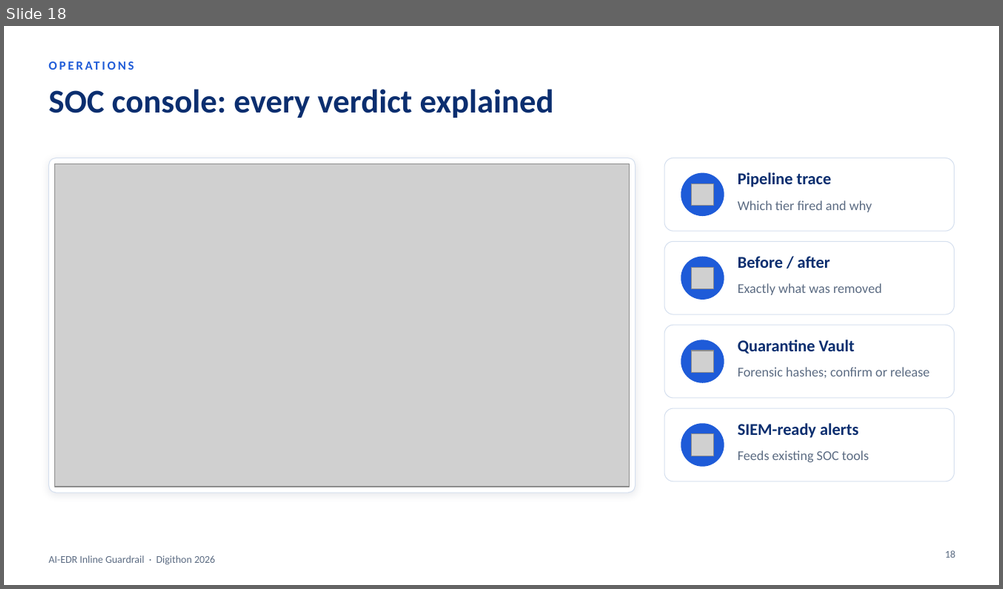
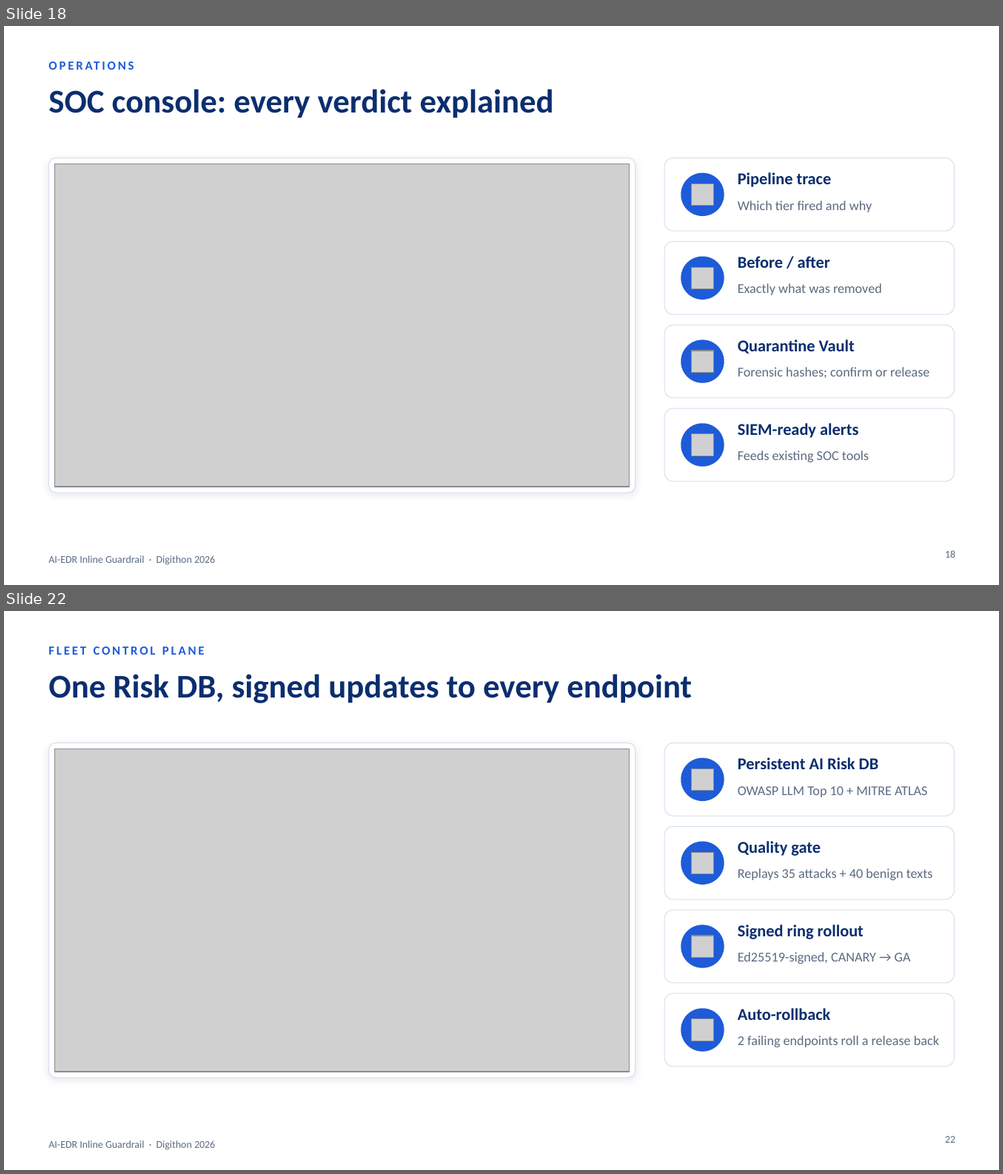
Before and after one commit to Raj-588/sdsi-demo, a slide deck: presentation/AI-EDR_Guardrail_Executive_28Oct.pptx. Shown one above the other, each under a label of ours: slide 18 before the commit, slides 18 and 22 after it; the slides between them are not shown. The pictures are 1003x589 and 1003x1174 pixels, drawn with LibreOffice and Linux fonts; fonts in the diff are those of the drawing; grey boxes stand for pictures. Boxes give left, top, right and bottom in pixels: in the first picture for what was removed or moved away, otherwise in the second. Text is boxed around its words. In the diff, an @@ line names an element or a change of style, - is before the commit and + after.

```diff
--- a/presentation/AI-EDR_Guardrail_Executive_28Oct.pptx
+++ b/presentation/AI-EDR_Guardrail_Executive_28Oct.pptx
@@ slide 22 added at box(4, 611, 999, 1170), background #FFFFFF; not listed: 1 template element that a slide beside it also shows @@
@@ text added at box(48, 647, 205, 655), 12 pt, text #1E5BD8, bold @@
+FLEET CONTROL PLANE
@@ title added at box(48, 674, 691, 703), 32 pt, text #0B2E6F, bold @@
+One Risk DB, signed updates to every endpoint
@@ rounded rectangle added at box(48, 743, 635, 1078), fill #FFFFFF, outline #D6E0EF 0.75 pt @@
@@ rounded rectangle added at box(664, 743, 954, 816), fill #FFFFFF, outline #D6E0EF 0.75 pt @@
@@ picture added at box(55, 749, 629, 1072) @@
@@ ellipse added at box(680, 758, 724, 801), fill #1E5BD8 @@
@@ text added at box(737, 758, 879, 769), 16 pt, text #0B2E6F, bold @@
+Persistent AI Risk DB
@@ picture added at box(691, 769, 713, 791) @@
@@ text added at box(737, 786, 927, 797), 13 pt, text #5B6B82 @@
+OWASP LLM Top 10 + MITRE ATLAS
@@ rounded rectangle added at box(664, 826, 954, 900), fill #FFFFFF, outline #D6E0EF 0.75 pt @@
@@ ellipse added at box(680, 842, 724, 885), fill #1E5BD8 @@
@@ picture added at box(691, 852, 713, 874) @@
@@ text added at box(737, 841, 820, 856), 16 pt, text #0B2E6F, bold @@
+Quality gate
@@ text added at box(737, 869, 933, 880), 13 pt, text #5B6B82 @@
+Replays 35 attacks + 40 benign texts
@@ rounded rectangle added at box(664, 910, 954, 983), fill #FFFFFF, outline #D6E0EF 0.75 pt @@
@@ ellipse added at box(680, 925, 724, 968), fill #1E5BD8 @@
@@ picture added at box(691, 937, 713, 958) @@
@@ text added at box(737, 925, 863, 940), 16 pt, text #0B2E6F, bold @@
+Signed ring rollout
@@ text added at box(737, 952, 910, 964), 13 pt, text #5B6B82 @@
+Ed25519-signed, CANARY → GA
@@ rounded rectangle added at box(664, 994, 954, 1067), fill #FFFFFF, outline #D6E0EF 0.75 pt @@
@@ ellipse added at box(680, 1008, 724, 1052), fill #1E5BD8 @@
@@ text added at box(737, 1008, 831, 1020), 16 pt, text #0B2E6F, bold @@
+Auto-rollback
@@ picture added at box(691, 1019, 713, 1041) @@
@@ text added at box(737, 1036, 939, 1048), 13 pt, text #5B6B82 @@
+2 failing endpoints roll a release back
@@ page number added at box(945, 1136, 955, 1143), 10 pt, text #5B6B82 @@
+22
```
Also in this commit, not shown: 5 slides changed, 3 other slides added, 4 other files.
